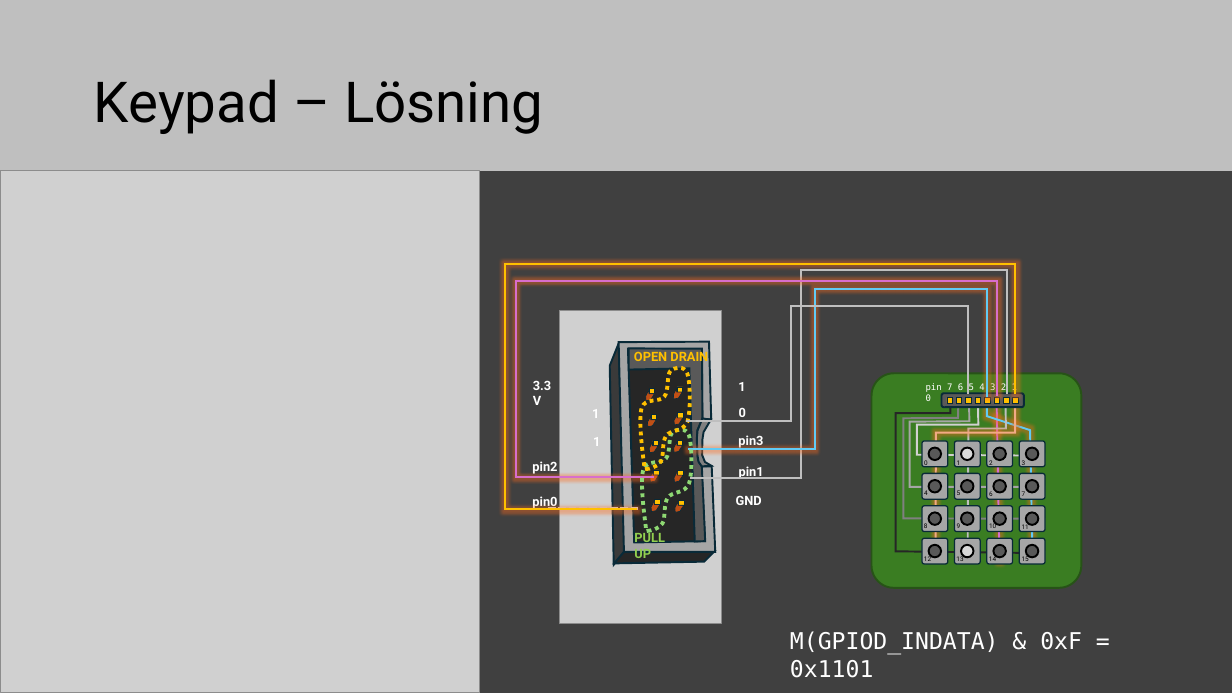
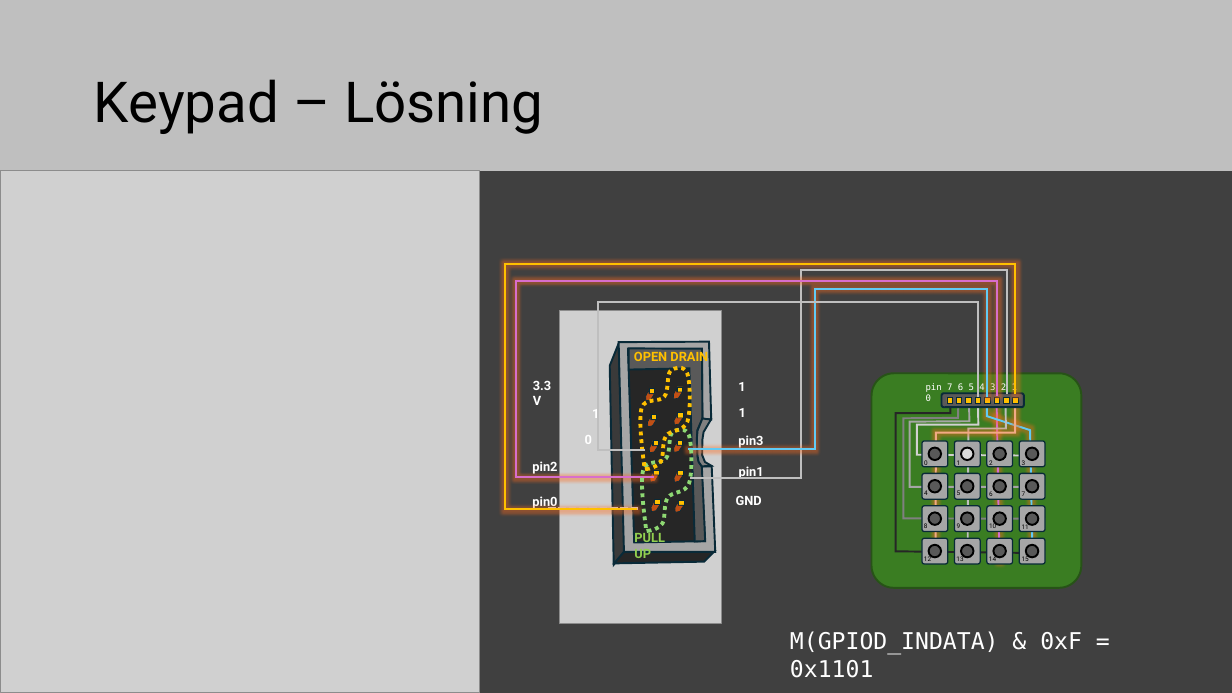
Before and after one commit to elias-at-chalmers/mop-lecture_notes-mirror, a slide deck: slide 50 of slides/lecture05_GPIO_and_C_basics.pptx (slide 49 before the commit). Drawn at 1232x693 pixels with LibreOffice and Linux fonts; fonts in the diff are those of the drawing; grey boxes stand for pictures. Boxes give left, top, right and bottom in pixels: in the first picture for what was removed or moved away, otherwise in the second. Text is boxed around its words. In the diff, an @@ line names an element or a change of style, - is before the commit and + after.

```diff
--- a/slides/lecture05_GPIO_and_C_basics.pptx
+++ b/slides/lecture05_GPIO_and_C_basics.pptx
@@ freeform shape resized from (x1=686, y1=306, x2=969, y2=421) to (x1=598, y1=302, x2=978, y2=450) @@
@@ text at (x1=739, y1=408, x2=746, y2=417): text changed @@
-0
+1
@@ text at (x1=585, y1=435, x2=592, y2=444): text changed @@
-1
+0
@@ ellipse at (x1=961, y1=545, x2=974, y2=558): fill #D9D9D9 to #595959 @@
```
Also in this commit, not shown: 5 other slides changed, 2 slides added.
